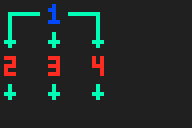
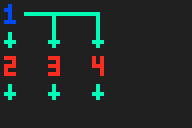
The second 192×128 image is a revision of the first. Changes to its layers:
painted on "algor_1.bmp" over left=4, top=4, right=68, bottom=32
